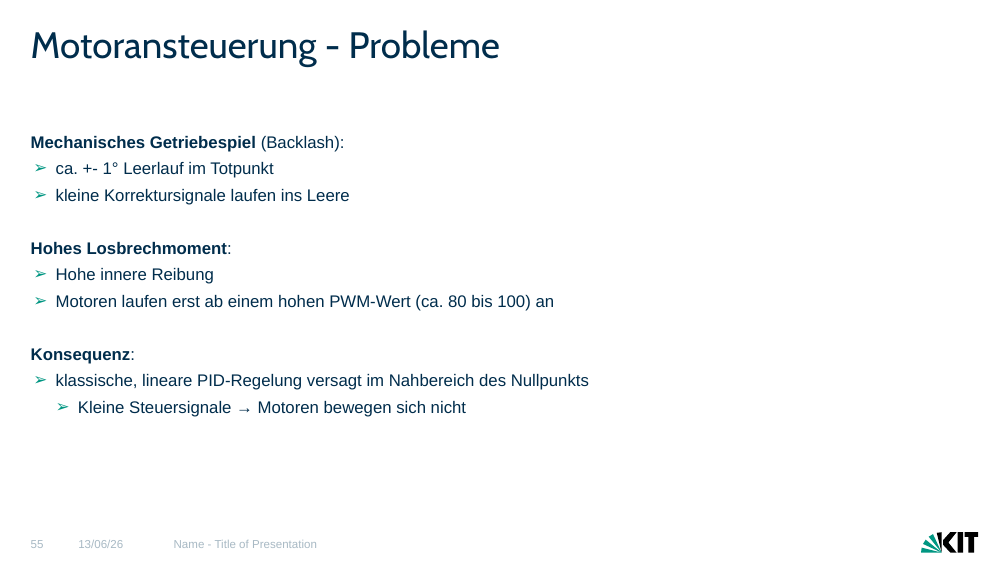
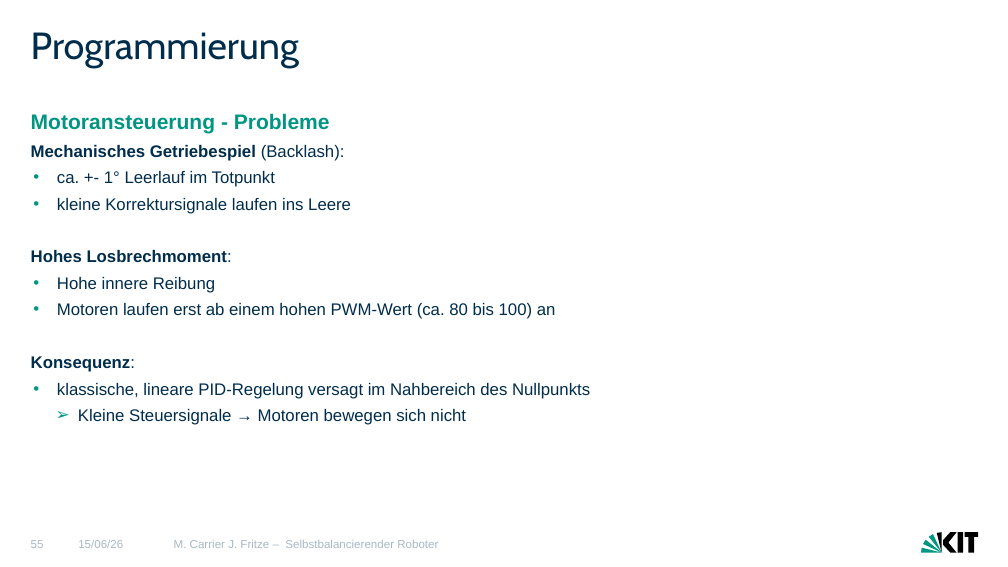
Before and after one commit to MCITBA/Lok_Prak_Rob, a slide deck: slide 55 of Finale_Präsentation_erw.pptx. Drawn at 1008x567 pixels with LibreOffice and Linux fonts; fonts in the diff are those of the drawing. Boxes give left, top, right and bottom in pixels: in the first picture for what was removed or moved away, otherwise in the second. Text is boxed around its words. In the diff, an @@ line names an element or a change of style, - is before the commit and + after.

```diff
--- a/Finale_Präsentation_erw.pptx
+++ b/Finale_Präsentation_erw.pptx
@@ title at [31,32,299,68]: text changed; size 35 to 36 pt @@
-Motoransteuerung - Probleme
+Programmierung
@@ text at [31,113,330,134]: paragraph added @@
+Motoransteuerung - Probleme
@@ text "Motoransteuerung - Probleme": place and size @@
-text "Motoransteuerung - Probleme" at [31,136,589,417]
+text "Motoransteuerung - Probleme" at [31,113,590,425]
@@ text at [57,171,590,399]: bullet ➢ to • @@
@@ text at [174,540,438,548]: text changed @@
-Name - Title of Presentation
+M. Carrier J. Fritze – Selbstbalancierender Roboter
```
Also in this commit, not shown: 51 other slides changed, 4 slides added, 2 slides removed.
